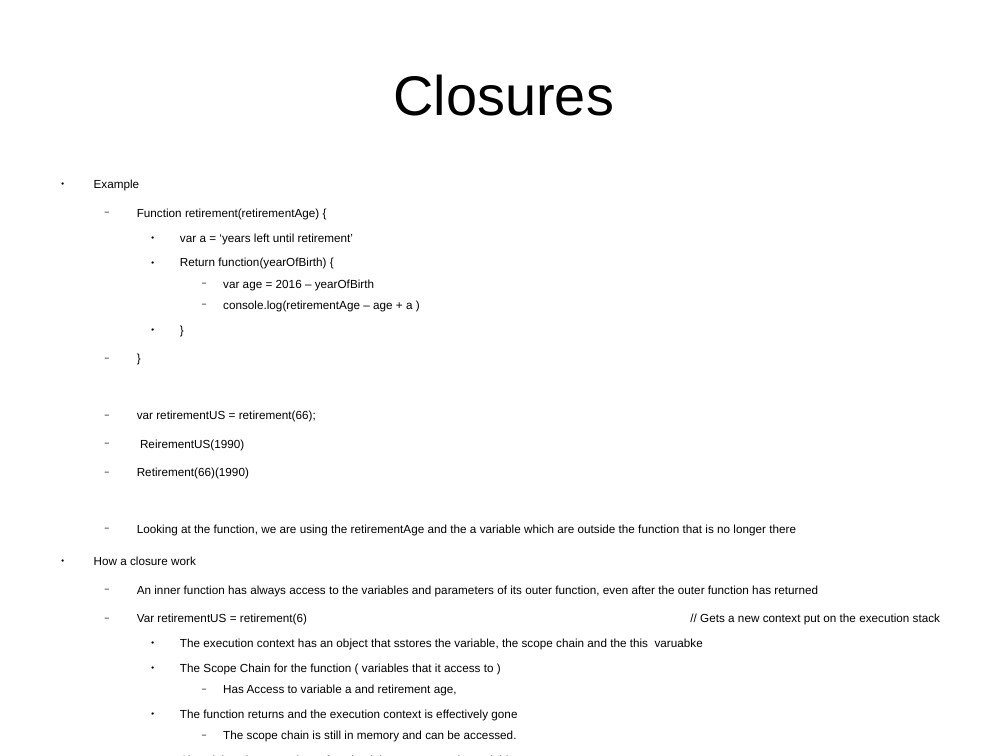
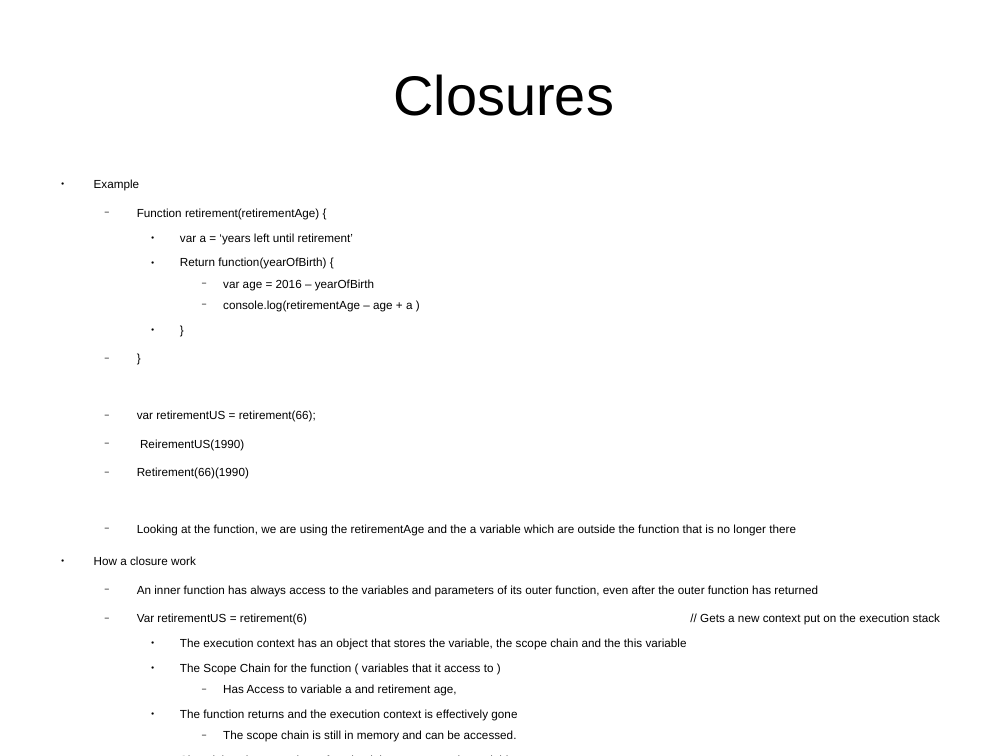
Before and after one commit to CharlesStockman/notesFromCourses, a slide deck: slide 35 of javascript/The Complete Javascript Course 2018.odp. Drawn at 1008x756 pixels with LibreOffice and Linux fonts; fonts in the diff are those of the drawing. Boxes give left, top, right and bottom in pixels: in the first picture for what was removed or moved away, otherwise in the second. Text is boxed around its words. In the diff, an @@ line names an element or a change of style, - is before the commit and + after.

```diff
--- a/javascript/The Complete Javascript Course 2018.odp
+++ b/javascript/The Complete Javascript Course 2018.odp
@@ text at [180,638,687,650]: text changed @@
-    ● The execution context has an object that sstores the variable, the scope chain and the this varuabke
+    ● The execution context has an object that stores the variable, the scope chain and the this variable
```
Also in this commit, not shown: 8 other slides changed, 1 slide removed, 27 other files.
